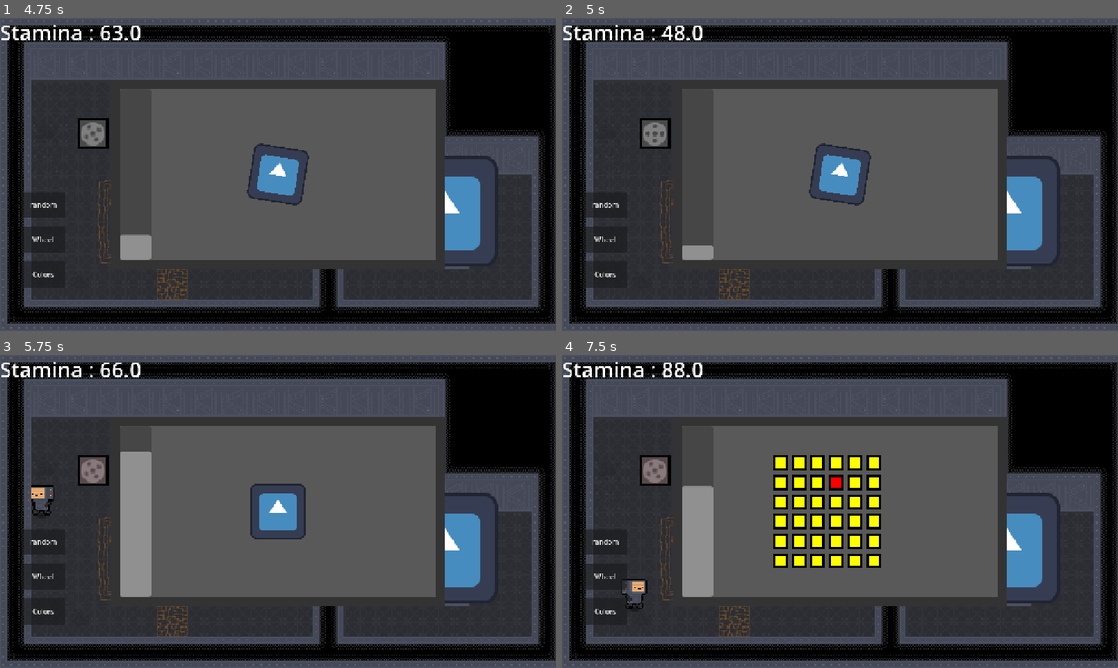
Above: before the commit, frames 1-4 (two rows, left to right).
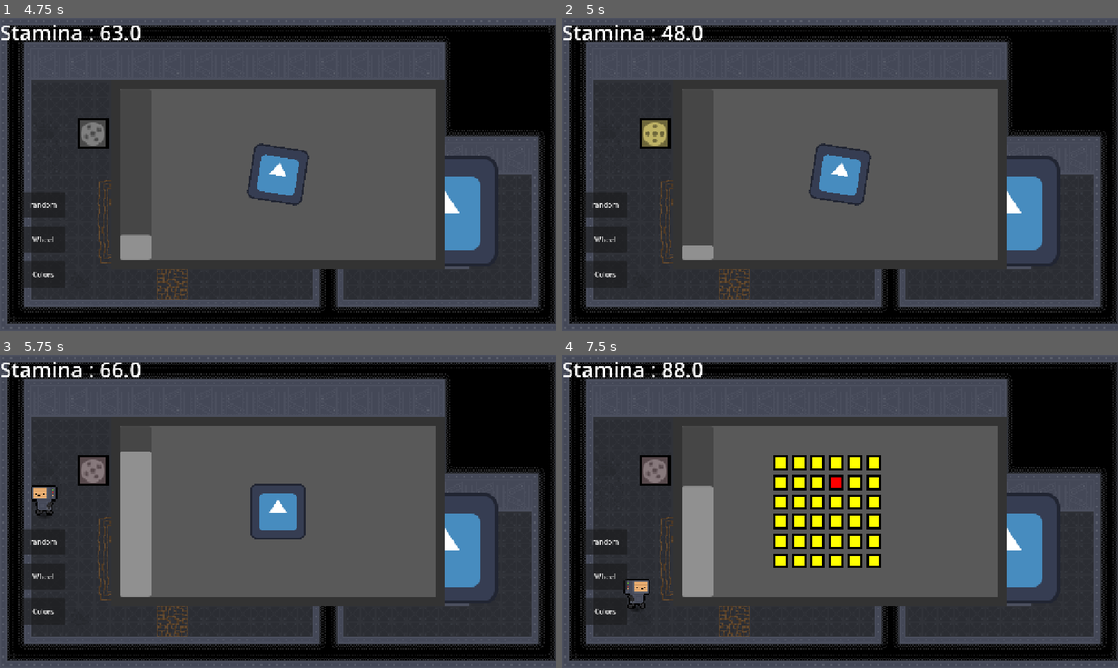
Above: after the commit, the same moments.

Repository: DuneRanger/MSI-GameJam
Game: Godot game, scene res://scenes/game/game.tscn
Two runs of this game, one before a commit and one after it. Both use one fixed random seed, a clock stepped at 60 frames per second and the inputs below. The engine's default icon, where the game draws it, is replaced by a stand-in: a white triangle on a blue panel in a dark square.
Inputs (mouse positions are in pixels of both pictures, inside the frame that each line leads up to):
- Up to frame 1 (4.75 s): click "random" at 0.5 s; click "Wheel" at 1.25 s; click "Colors" at 2 s; move the mouse to (250, 237) at 2.77 s; hold W (move_up) 2.78-4.28 s; tap E (interact) at 2.85 s; move the mouse to (444, 221) at 3.52 s; click (444, 221) at 3.6 s; move the mouse to (111, 127) at 4.27 s; hold A (move_left) from 4.28 s (still down); hold Shift (sprint) from 4.28 s (still down)
- Up to frame 2 (5 s): keep holding A (move_left); keep holding Shift (sprint)
- Up to frame 3 (5.75 s): keep holding A (move_left); move the mouse to (305, 511) at 5.02 s; release Shift (sprint) at 5.03 s; tap E (interact) at 5.1 s
- Up to frame 4 (7.5 s): move the mouse to (756, 433) at 5.77 s; release A (move_left) at 5.78 s; hold S (move_down) 5.78-6.5 s; click (756, 433) at 5.85 s; tap Space (dialogue_skip, bound only after the commit) at 6.4 s; click (778, 461) at 6.5 s; move the mouse to (962, 495) at 7.27 s; hold D (move_right) from 7.28 s (still down); tap Shift (sprint) at 7.35 s

Frame 1 is identical in both runs. In frame 2, 0.4% of the frame differs, in the area x 14-19%, y 32-42%; in frame 3, 0.2%; in frame 4, 0.2%.

Commit message:
created basics of dialogue system

Diff:
--- a/project.godot
+++ b/project.godot
@@ -59,6 +59,11 @@
 "events": [Object(InputEventKey,"resource_local_to_scene":false,"resource_name":"","device":16,"window_id":0,"alt_press …(190 unchanged characters)…
 ]
 }
+dialogue_skip={
+"deadzone": 0.2,
+"events": [Object(InputEventKey,"resource_local_to_scene":false,"resource_name":"","device":-1,"window_id":0,"alt_pressed":false,"shift_pressed":false,"ctrl_pressed":false,"meta_pressed":false,"pressed":false,"keycode":0,"physical_keycode":32,"key_label":0,"unicode":32,"location":0,"echo":false,"script":null)
+]
+}
 
 [layer_names]
 
--- /dev/null
+++ b/scenes/dialog_manager/dialog_manager.tscn
@@ -0,0 +1,326 @@
+[gd_scene format=3 uid="uid://3pqpok6jkxky"]
+
+[ext_resource type="Script" uid="uid://dvgpsgqi2s213" path="res://scripts/game/dialog_manager/dialog_manager.gd" id="1_mesoi"]
+[ext_resource type="Texture2D" uid="uid://dobi5vp3lx52v" path="res://assets/game/lucky/dialog_actions/temp_action_smiling.png" id="2_2b4pd"]
+
+[sub_resource type="Animation" id="Animation_fbuma"]
+length = 0.001
+tracks/0/type = "value"
+tracks/0/imported = false
+tracks/0/enabled = true
+tracks/0/path = NodePath("Textbox/TextLabel:visible_ratio")
+tracks/0/interp = 1
+tracks/0/loop_wrap = true
+tracks/0/keys = {
+"times": PackedFloat32Array(0),
+"transitions": PackedFloat32Array(1),
+"update": 0,
+"values": [0.0]
+}
+
+[sub_resource type="Animation" id="Animation_2b4pd"]
+resource_name = "full_visibility"
+tracks/0/type = "value"
+tracks/0/imported = false
+tracks/0/enabled = true
+tracks/0/path = NodePath("Textbox/TextLabel:visible_ratio")
+tracks/0/interp = 1
+tracks/0/loop_wrap = true
+tracks/0/keys = {
+"times": PackedFloat32Array(0),
+"transitions": PackedFloat32Array(1),
+"update": 0,
+"values": [1.0]
+}
+
+[sub_resource type="Animation" id="Animation_ceu43"]
+resource_name = "text_scroll"
+tracks/0/type = "value"
+tracks/0/imported = false
+tracks/0/enabled = true
+tracks/0/path = NodePath("Textbox/TextLabel:visible_ratio")
+tracks/0/interp = 1
+tracks/0/loop_wrap = true
+tracks/0/keys = {
+"times": PackedFloat32Array(0, 1),
+"transitions": PackedFloat32Array(1, 1),
+"update": 0,
+"values": [0.0, 1.0]
+}
+
+[sub_resource type="AnimationLibrary" id="AnimationLibrary_tkrjt"]
+_data = {
+&"RESET": SubResource("Animation_fbuma"),
+&"full_visibility": SubResource("Animation_2b4pd"),
+&"text_scroll": SubResource("Animation_ceu43")
+}
+
+[sub_resource type="Animation" id="Animation_bi0f3"]
+length = 0.001
+tracks/0/type = "value"
+tracks/0/imported = false
+tracks/0/enabled = true
+tracks/0/path = NodePath("Textbox:position")
+tracks/0/interp = 1
+tracks/0/loop_wrap = true
+tracks/0/keys = {
+"times": PackedFloat32Array(0),
+"transitions": PackedFloat32Array(1),
+"update": 0,
+"values": [Vector2(0, 0)]
+}
+tracks/1/type = "value"
+tracks/1/imported = false
+tracks/1/enabled = true
+tracks/1/path = NodePath("Textbox:modulate")
+tracks/1/interp = 1
+tracks/1/loop_wrap = true
+tracks/1/keys = {
+"times": PackedFloat32Array(0),
+"transitions": PackedFloat32Array(1),
+"update": 0,
+"values": [Color(1, 1, 1, 0)]
+}
+tracks/2/type = "value"
+tracks/2/imported = false
+tracks/2/enabled = true
+tracks/2/path = NodePath("Portrait:position")
+tracks/2/interp = 1
+tracks/2/loop_wrap = true
+tracks/2/keys = {
+"times": PackedFloat32Array(0),
+"transitions": PackedFloat32Array(1),
+"update": 0,
+"values": [Vector2(0, 0)]
+}
+tracks/3/type = "value"
+tracks/3/imported = false
+tracks/3/enabled = true
+tracks/3/path = NodePath("Portrait:modulate")
+tracks/3/interp = 1
+tracks/3/loop_wrap = true
+tracks/3/keys = {
+"times": PackedFloat32Array(0),
+"transitions": PackedFloat32Array(1),
+"update": 0,
+"values": [Color(1, 1, 1, 0)]
+}
+
+[sub_resource type="Animation" id="Animation_xvf6k"]
+resource_name = "dialogue_system_hide"
+tracks/0/type = "value"
+tracks/0/imported = false
+tracks/0/enabled = true
+tracks/0/path = NodePath("Textbox:position")
+tracks/0/interp = 1
+tracks/0/loop_wrap = true
+tracks/0/keys = {
+"times": PackedFloat32Array(0, 0.5),
+"transitions": PackedFloat32Array(1.5, 1),
+"update": 0,
+"values": [Vector2(0, 0), Vector2(0, 20)]
+}
+tracks/1/type = "value"
+tracks/1/imported = false
+tracks/1/enabled = true
+tracks/1/path = NodePath("Textbox:modulate")
+tracks/1/interp = 1
+tracks/1/loop_wrap = true
+tracks/1/keys = {
+"times": PackedFloat32Array(0, 0.5),
+"transitions": PackedFloat32Array(1.5, 1),
+"update": 0,
+"values": [Color(1, 1, 1, 1), Color(1, 1, 1, 0)]
+}
+tracks/2/type = "value"
+tracks/2/imported = false
+tracks/2/enabled = true
+tracks/2/path = NodePath("Portrait:position")
+tracks/2/interp = 1
+tracks/2/loop_wrap = true
+tracks/2/keys = {
+"times": PackedFloat32Array(0, 0.5),
+"transitions": PackedFloat32Array(1.5, 1),
+"update": 0,
+"values": [Vector2(0, 0), Vector2(40, 0)]
+}
+tracks/3/type = "value"
+tracks/3/imported = false
+tracks/3/enabled = true
+tracks/3/path = NodePath("Portrait:modulate")
+tracks/3/interp = 1
+tracks/3/loop_wrap = true
+tracks/3/keys = {
+"times": PackedFloat32Array(0, 0.5),
+"transitions": PackedFloat32Array(1.5, 1),
+"update": 0,
+"values": [Color(1, 1, 1, 1), Color(1, 1, 1, 0)]
+}
+
+[sub_resource type="Animation" id="Animation_bxasq"]
+resource_name = "dialogue_system_show"
+tracks/0/type = "value"
+tracks/0/imported = false
+tracks/0/enabled = true
+tracks/0/path = NodePath("Textbox:position")
+tracks/0/interp = 1
+tracks/0/loop_wrap = true
+tracks/0/keys = {
+"times": PackedFloat32Array(0, 0.5),
+"transitions": PackedFloat32Array(0.5, 0.5),
+"update": 0,
+"values": [Vector2(0, 20), Vector2(0, 0)]
+}
+tracks/1/type = "value"
+tracks/1/imported = false
+tracks/1/enabled = true
+tracks/1/path = NodePath("Textbox:modulate")
+tracks/1/interp = 1
+tracks/1/loop_wrap = true
+tracks/1/keys = {
+"times": PackedFloat32Array(0, 0.5),
+"transitions": PackedFloat32Array(0.5, 0.5),
+"update": 0,
+"values": [Color(1, 1, 1, 0), Color(1, 1, 1, 1)]
+}
+tracks/2/type = "value"
+tracks/2/imported = false
+tracks/2/enabled = true
+tracks/2/path = NodePath("Portrait:position")
+tracks/2/interp = 1
+tracks/2/loop_wrap = true
+tracks/2/keys = {
+"times": PackedFloat32Array(0, 0.5),
+"transitions": PackedFloat32Array(0.5, 0.5),
+"update": 0,
+"values": [Vector2(40, 0), Vector2(0, 0)]
+}
+tracks/3/type = "value"
+tracks/3/imported = false
+tracks/3/enabled = true
+tracks/3/path = NodePath("Portrait:modulate")
+tracks/3/interp = 1
+tracks/3/loop_wrap = true
+tracks/3/keys = {
+"times": PackedFloat32Array(0, 0.5),
+"transitions": PackedFloat32Array(0.5, 0.5),
+"update": 0,
+"values": [Color(1, 1, 1, 0), Color(1, 1, 1, 1)]
+}
+
+[sub_resource type="AnimationLibrary" id="AnimationLibrary_gwvcu"]
+_data = {
+&"RESET": SubResource("Animation_bi0f3"),
+&"dialogue_system_hide": SubResource("Animation_xvf6k"),
+&"dialogue_system_show": SubResource("Animation_bxasq")
+}
+
+[sub_resource type="Animation" id="Animation_gwvcu"]
+length = 0.001
+tracks/0/type = "value"
+tracks/0/imported = false
+tracks/0/enabled = true
+tracks/0/path = NodePath("Portrait:scale")
+tracks/0/interp = 1
+tracks/0/loop_wrap = true
+tracks/0/keys = {
+"times": PackedFloat32Array(0),
+"transitions": PackedFloat32Array(1),
+"update": 0,
+"values": [Vector2(1, 1)]
+}
+
+[sub_resource type="Animation" id="Animation_n28rx"]
+resource_name = "portrait_wobble"
+length = 1.2
+tracks/0/type = "value"
+tracks/0/imported = false
+tracks/0/enabled = true
+tracks/0/path = NodePath("Portrait:scale")
+tracks/0/interp = 2
+tracks/0/loop_wrap = true
+tracks/0/keys = {
+"times": PackedFloat32Array(0, 0.06666666, 0.1333, 0.23333333, 0.4, 0.53333336, 0.76666665, 1.1),
+"transitions": PackedFloat32Array(0.8, 0.8, 0.8, 1.1789508, 1, 1, 1, 0.19614626),
+"update": 0,
+"values": [Vector2(1, 1), Vector2(1, 0.95), Vector2(1, 1), Vector2(1, 1.05), Vector2(1, 1), Vector2(1, 0.95), Vector2(1, 0.98), Vector2(1, 1)]
+}
+
+[sub_resource type="AnimationLibrary" id="AnimationLibrary_7kcvn"]
+_data = {
+&"RESET": SubResource("Animation_gwvcu"),
+&"portrait_wobble": SubResource("Animation_n28rx")
+}
+
+[node name="DialogueManager" type="Control" unique_id=1484026495]
+layout_mode = 3
+anchors_preset = 15
+anchor_right = 1.0
+anchor_bottom = 1.0
+grow_horizontal = 2
+grow_vertical = 2
+script = ExtResource("1_mesoi")
+
+[node name="Portrait" type="Control" parent="." unique_id=1260083061]
+modulate = Color(1, 1, 1, 0)
+anchors_preset = 0
+offset_right = 39.999924
+offset_bottom = 40.0
+pivot_offset = Vector2(942, 465)
+
+[node name="CharacterPortrait" type="Sprite2D" parent="Portrait" unique_id=561843359]
+position = Vector2(942, 243)
+scale = Vector2(3, 3)
+texture = ExtResource("2_2b4pd")
+
+[node name="Textbox" type="Control" parent="." unique_id=778763506]
+modulate = Color(1, 1, 1, 0)
+anchors_preset = 0
+offset_right = 40.0
+offset_bottom = 40.0
+
+[node name="ColorRect2" type="ColorRect" parent="Textbox" unique_id=206403540]
+layout_mode = 0
+offset_left = 153.0
+offset_top = 465.0
+offset_right = 1127.0
+offset_bottom = 671.0
+
+[node name="ColorRect" type="ColorRect" parent="Textbox" unique_id=310100673]
+layout_mode = 0
+offset_left = 161.0
+offset_top = 473.0
+offset_right = 1119.0
+offset_bottom = 663.0
+color = Color(0, 0, 0, 1)
+
+[node name="TextLabel" type="RichTextLabel" parent="Textbox" unique_id=1679210225]
+layout_mode = 0
+offset_left = 186.0
+offset_top = 490.0
+offset_right = 1094.0
+offset_bottom = 646.0
+theme_override_font_sizes/normal_font_size = 32
+bbcode_enabled = true
+text = "aaaaaaaaaaaaaaaaaaaaaaaaaaaaaaaaaaaaaaaaa"
+visible_characters = 0
+visible_ratio = 0.0
+
+[node name="TextScrollAnimationPlayer" type="AnimationPlayer" parent="." unique_id=1443002231]
+libraries/ = SubResource("AnimationLibrary_tkrjt")
+
+[node name="TestButton" type="Button" parent="." unique_id=1252247082]
+layout_mode = 0
+offset_left = 112.0
+offset_top = 275.0
+offset_right = 301.0
+offset_bottom = 334.0
+text = "test button"
+
+[node name="FullAnimationPlayer" type="AnimationPlayer" parent="." unique_id=2102411896]
+libraries/ = SubResource("AnimationLibrary_gwvcu")
+
+[node name="PortraitAnimationPlayer" type="AnimationPlayer" parent="." unique_id=1345988747]
+libraries/ = SubResource("AnimationLibrary_7kcvn")
+
+[connection signal="button_down" from="TestButton" to="." method="_on_test_button_button_down"]
--- a/scenes/game/player/player.tscn
+++ b/scenes/game/player/player.tscn
@@ -178,7 +178,7 @@
 }]
 
 [sub_resource type="RectangleShape2D" id="RectangleShape2D_w1hta"]
-size = Vector2(16, 4)
+size = Vector2(20, 4)
 
 [node name="Player" type="CharacterBody2D" unique_id=1893256284 node_paths=PackedStringArray("timer_sfx_steps", "audio_player_steps", "audio_player_sfx")]
 z_index = -2
@@ -196,7 +196,7 @@
 
 [node name="PlayerSprite" type="AnimatedSprite2D" parent="." unique_id=769901604]
 sprite_frames = SubResource("SpriteFrames_37tqn")
-animation = &"overclocked"
+animation = &"move"
 autoplay = "idle"
 
 [node name="CollisionShape" type="CollisionShape2D" parent="." unique_id=1157020505]
--- /dev/null
+++ b/scripts/game/dialog_manager/dialog_manager.gd
@@ -0,0 +1,69 @@
+extends Control
+
+@onready var text_animation_player = $TextScrollAnimationPlayer
+@onready var full_animation_player = $FullAnimationPlayer
+@onready var character_portrait = $Portrait/CharacterPortrait
+@onready var text_label = $Textbox/TextLabel
+var is_displaying_dialogue = false
+var dialogue_source
+var dialogue_text
+var dialogue_portrait : portraits
+var is_loaded_dialogue_continuous = false
+var i = 0
+
+var tutorial_lines = [
+	[portraits.happy, "Hello"],
+	[portraits.angry, "grrrr im angry now"],
+	[portraits.angry, "grr im still angry"],
+	[portraits.happy, "Hello"]
+]
+
+var active_text_lines
+
+enum portraits {happy, angry}
+
+func _process(delta: float) -> void:
+	if is_displaying_dialogue == true and is_loaded_dialogue_continuous == true:
+		if Input.is_action_just_pressed("dialogue_skip"):
+			if i != active_text_lines.size() - 1:
+				if text_animation_player.is_playing() != true:
+					i += 1
+					dialogue_text = active_text_lines[i][1]
+					dialogue_portrait = active_text_lines[i][0]
+					display_dialogue(dialogue_portrait ,dialogue_text)
+			else:
+				print("konec")
+				text_label.text = ""
+				full_animation_player.play("dialogue_system_hide")
+				is_displaying_dialogue = false
+	pass
+
+func play_tutorial():
+	is_loaded_dialogue_continuous = true
+	dialogue_text = tutorial_lines[i][1]
+	dialogue_portrait = tutorial_lines[i][0]
+	display_dialogue(dialogue_portrait, dialogue_text)
+
+# Called when the node enters the scene tree for the first time.
+func display_dialogue(portrait: portraits, dialogue : String):
+	active_text_lines = tutorial_lines
+	if is_displaying_dialogue == false:
+		is_displaying_dialogue = true
+		full_animation_player.play("dialogue_system_show")
+	$PortraitAnimationPlayer.play("portrait_wobble")
+	load_portrait(portrait)
+	text_label.text = dialogue
+	text_animation_player.play("text_scroll")
+
+
+func load_portrait(action: portraits):
+	match action:
+		portraits.happy:
+			character_portrait.texture = load("res://assets/game/lucky/dialog_actions/temp_action_smiling.png")
+		portraits.angry:
+			character_portrait.texture = load("res://assets/game/lucky/dialog_actions/temp_action_angry.png")
+
+func _on_test_button_button_down() -> void:
+	display_dialogue(portraits.angry, "Fuck you bitch")
+	play_tutorial()
+	$TestButton.visible = false
Binary file added: assets/game/lucky/dialog_actions/temp_action_angry.png
Not shown, added: assets/game/lucky/dialog_actions/temp_action_angry.png.import
Binary file added: assets/game/lucky/dialog_actions/temp_action_smiling.png
Not shown, added: assets/game/lucky/dialog_actions/temp_action_smiling.png.import
Not shown, added: scripts/game/dialog_manager/dialog_manager.gd.uid
